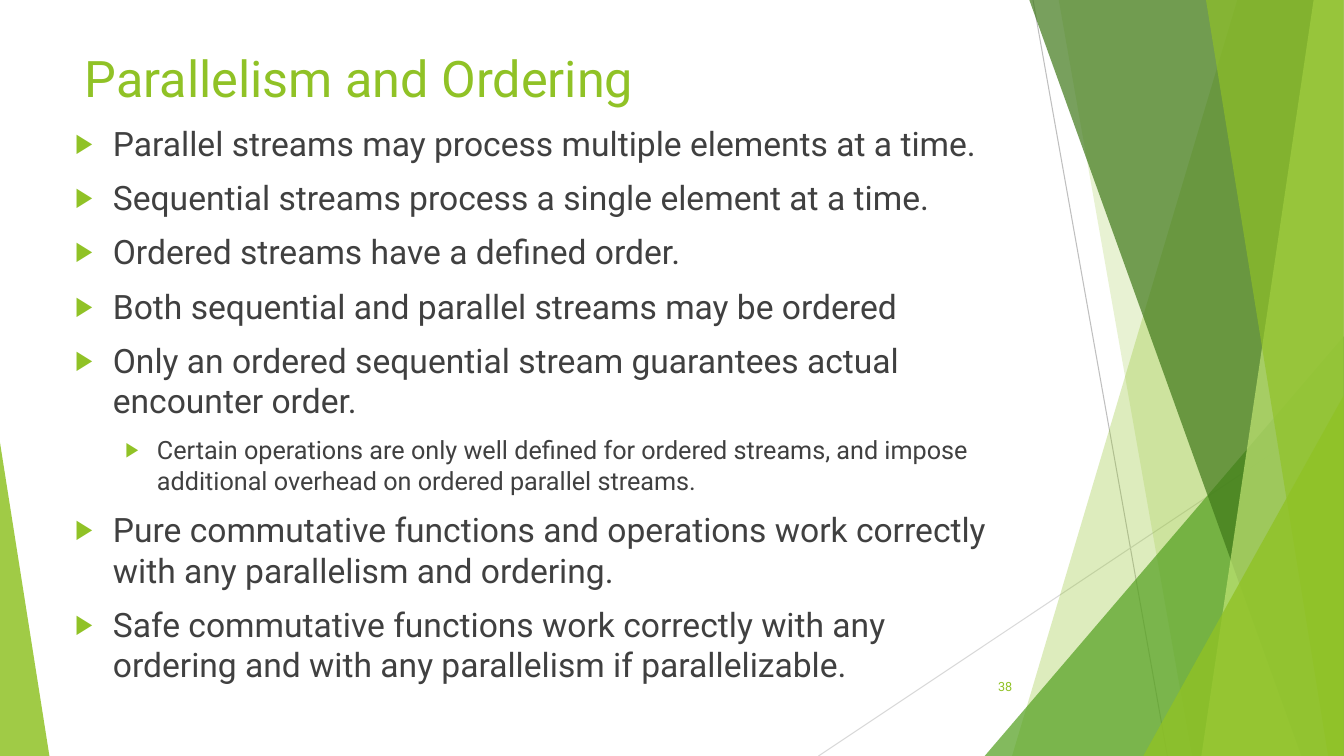
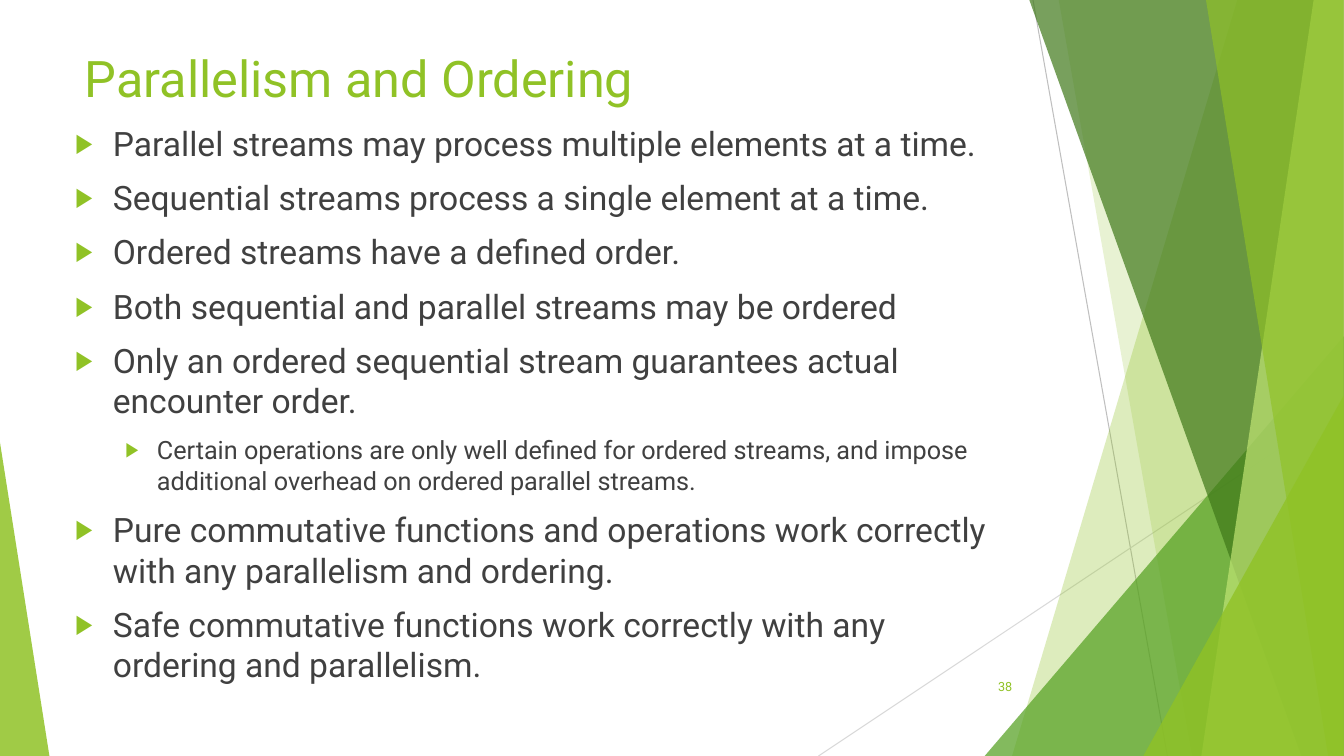
Before and after one commit to RichardRoda/2017-CodePaLOUsa-Lambda, a slide deck: slide 38 of Learning to Love the Lambda in the Stream.pptx. Drawn at 1344x756 pixels with LibreOffice and Linux fonts; fonts in the diff are those of the drawing. Boxes give left, top, right and bottom in pixels: in the first picture for what was removed or moved away, otherwise in the second. Text is boxed around its words. In the diff, an @@ line names an element or a change of style, - is before the commit and + after.

```diff
--- a/Learning to Love the Lambda in the Stream.pptx
+++ b/Learning to Love the Lambda in the Stream.pptx
@@ text at (113, 611, 885, 684): text changed @@
-▶ Safe commutative functions work correctly with any ordering and with any parallelism if parallelizable.
+▶ Safe commutative functions work correctly with any ordering and parallelism.
```
Also in this commit, not shown: 2 slides added, 1 slide removed, 1 other file.
